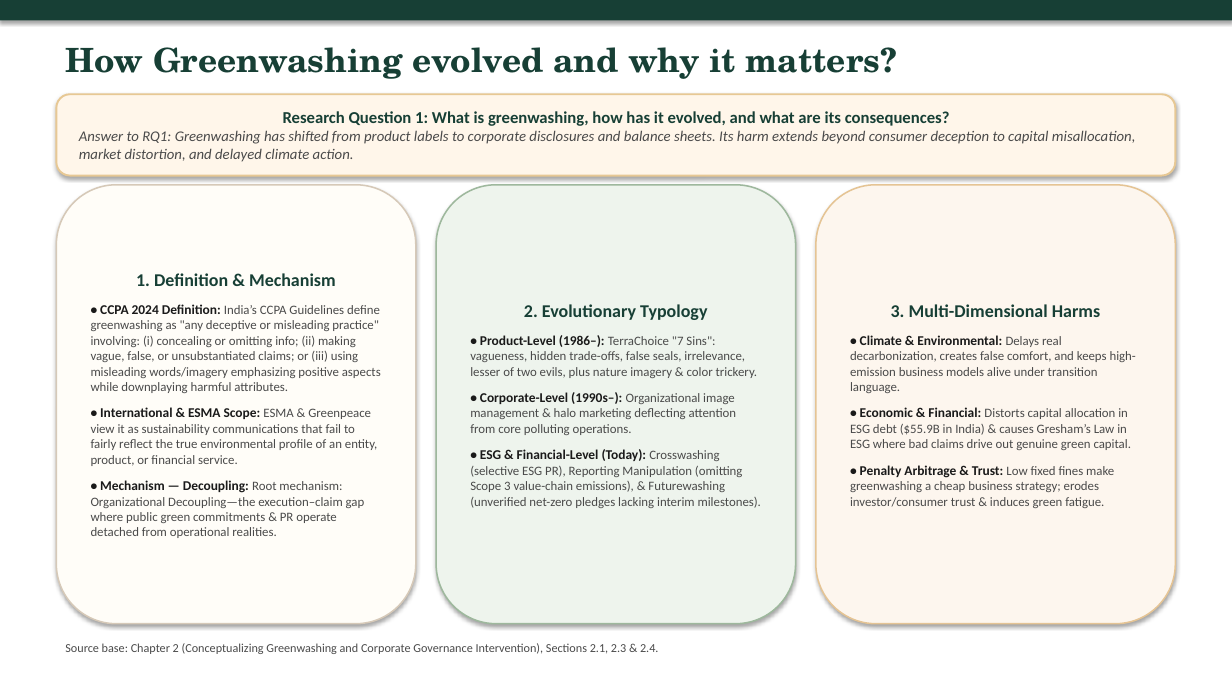
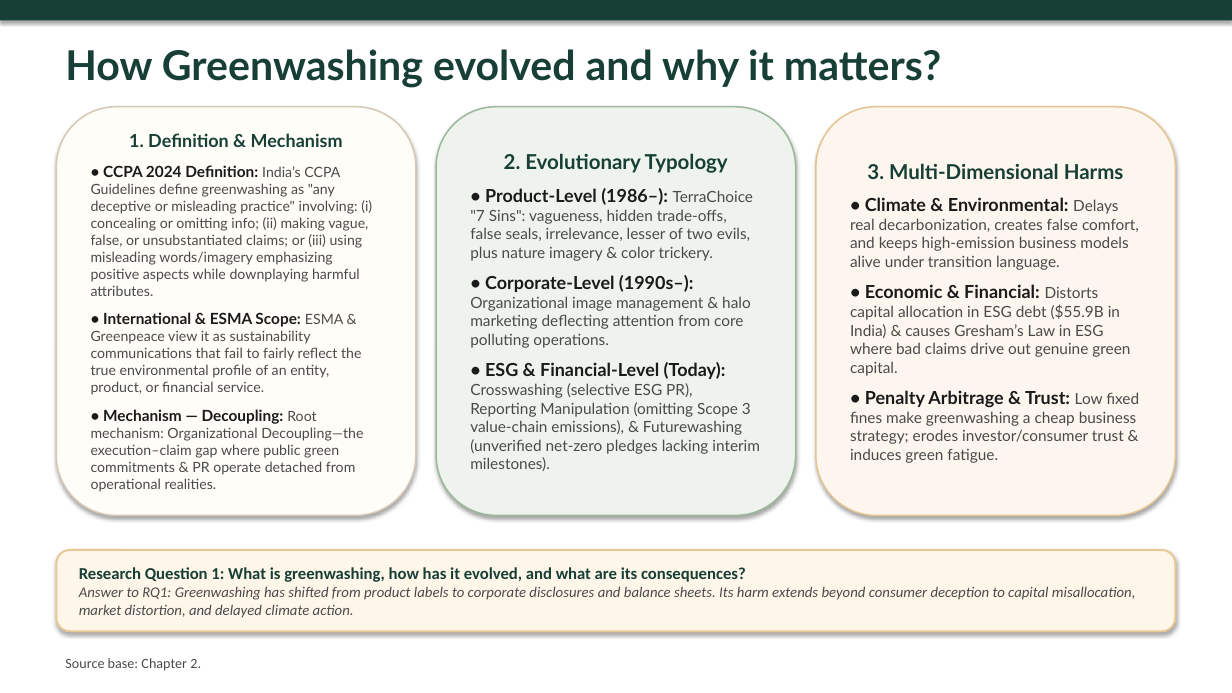
Before and after one commit to atul516/Final-VIva, a slide deck: slide 4 of Thesis Defence Presentation.pptx. Drawn at 1232x693 pixels with LibreOffice and Linux fonts; fonts in the diff are those of the drawing. Boxes give left, top, right and bottom in pixels: in the first picture for what was removed or moved away, otherwise in the second. Text is boxed around its words. In the diff, an @@ line names an element or a change of style, - is before the commit and + after.

```diff
--- a/Thesis Defence Presentation.pptx
+++ b/Thesis Defence Presentation.pptx
@@ text "How Greenwashing evolved and why ..." at (x1=65, y1=49, x2=941, y2=88): size 26 to 32 pt, font TeX Gyre Schola to Lato; more space between paragraphs @@
@@ rounded rectangle "1. Definition & Mechanism" resized from (x1=56, y1=185, x2=416, y2=624) to (x1=56, y1=106, x2=416, y2=515) @@
@@ rounded rectangle "1. Definition & Mechanism" at (x1=56, y1=106, x2=416, y2=515): font Calibri to Lato; size 10.5 to 12 pt in "• CCPA 2024 Definition:", "• International & ESMA Scope:", "• Mechanism — Decoupling:"; size 10 to 11 pt in "India’s CCPA Guidelines define greenwashing as "any ...", "ESMA & Greenpeace view it as sustainability ...", "Root mechanism: Organizational Decoupling—the execution–clai ..." @@
@@ rounded rectangle "2. Evolutionary Typology" resized from (x1=436, y1=185, x2=796, y2=624) to (x1=436, y1=106, x2=796, y2=515) @@
@@ rounded rectangle "2. Evolutionary Typology" at (x1=436, y1=106, x2=796, y2=515): size 14 to 16 pt in "2. Evolutionary Typology"; font Calibri to Lato; size 10.5 to 14 pt in "• Product-Level (1986–):", "• Corporate-Level (1990s–):", "• ESG & Financial-Level (Today):"; size 10 to 12 pt in "TerraChoice "7 Sins": vagueness, hidden trade-offs, false ...", "Organizational image management & halo marketing deflecting ...", "Crosswashing (selective ESG PR), Reporting Manipulation (omi ..." @@
@@ rounded rectangle "3. Multi-Dimensional Harms" resized from (x1=816, y1=185, x2=1176, y2=624) to (x1=816, y1=106, x2=1176, y2=515) @@
@@ rounded rectangle "3. Multi-Dimensional Harms" at (x1=816, y1=106, x2=1176, y2=515): size 14 to 16 pt in "3. Multi-Dimensional Harms"; font Calibri to Lato; size 10.5 to 14 pt in "• Climate & Environmental:", "• Economic & Financial:", "• Penalty Arbitrage & Trust:"; size 10 to 12 pt in "Delays real decarbonization, creates false comfort, and ...", "Distorts capital allocation in ESG debt ($55.9B ...", "Low fixed fines make greenwashing a cheap ..." @@
@@ rounded rectangle "Research Question 1: What is ..." moved from (x1=56, y1=94, x2=1176, y2=176) to (x1=56, y1=550, x2=1176, y2=631) @@
@@ text in rounded rectangle at (x1=79, y1=567, x2=746, y2=582): alignment centre to left @@
@@ text at (x1=65, y1=658, x2=201, y2=671): text changed; size 9.5 to 11 pt @@
-Source base: Chapter 2 (Conceptualizing Greenwashing and Corporate Governance Intervention), Sections 2.1, 2.3 & 2.4.
+Source base: Chapter 2.
```
Also in this commit, not shown: 22 other slides changed.
